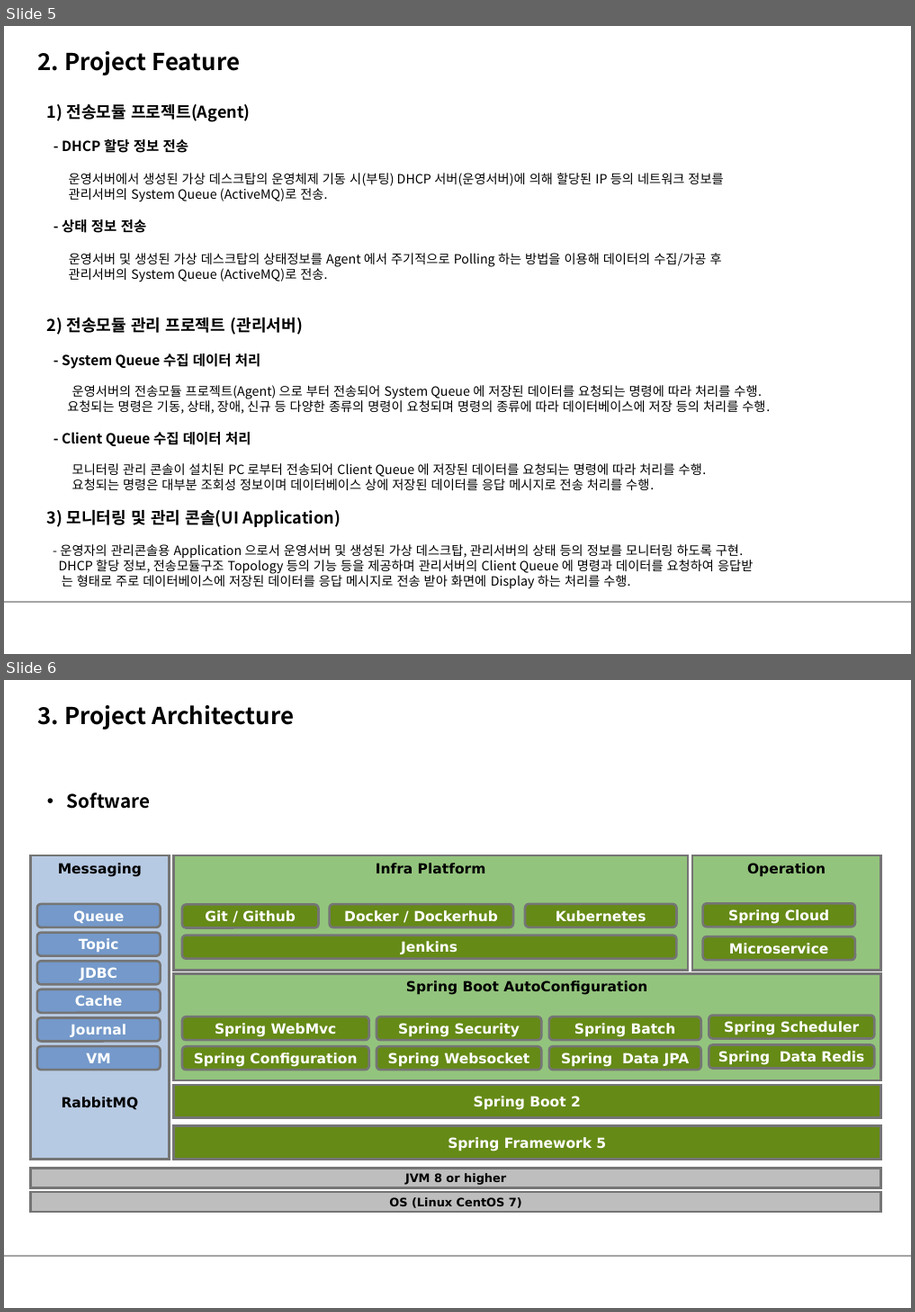
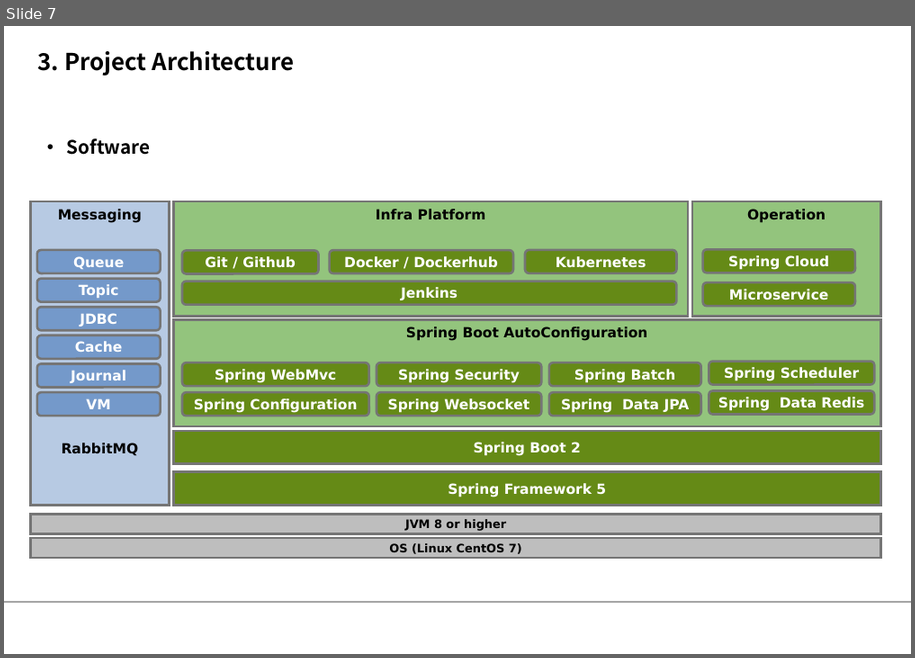
Before and after one commit to onjsdnjs/spring-boot-thymeleaf, a slide deck: am-project.ppt. Shown one above the other, each under a label of ours: slides 5 and 6 before the commit, slide 7 after it. The pictures are 915x1312 and 915x658 pixels, drawn with LibreOffice and Linux fonts; fonts in the diff are those of the drawing; background and template pictures are left out. Boxes give left, top, right and bottom in pixels: in the first picture for what was removed or moved away, otherwise in the second. Text is boxed around its words. In the diff, an @@ line names an element or a change of style, - is before the commit and + after.

```diff
--- a/am-project.ppt
+++ b/am-project.ppt
@@ slide 5 removed at (x1=4, y1=26, x2=911, y2=654), background #FFFFFF; not listed: 1 template element that a slide beside it also shows @@
@@ text removed at (x1=38, y1=51, x2=241, y2=76) @@
-2. Project Feature
@@ text removed at (x1=47, y1=104, x2=770, y2=589) @@
-1) 전송모듈 프로젝트(Agent)
-- DHCP 할당 정보 전송
-운영서버에서 생성된 가상 데스크탑의 운영체제 기동 시(부팅) DHCP 서버(운영서버)에 의해 할당된 IP 등의 네트워크 정보를
-관리서버의 System Queue (ActiveMQ)로 전송.
-- 상태 정보 전송
-운영서버 및 생성된 가상 데스크탑의 상태정보를 Agent 에서 주기적으로 Polling 하는 방법을 이용해 데이터의 수집/가공 후
-관리서버의 System Queue (ActiveMQ)로 전송.
-2) 전송모듈 관리 프로젝트 (관리서버)
-- System Queue 수집 데이터 처리
-운영서버의 전송모듈 프로젝트(Agent) 으로 부터 전송되어 System Queue 에 저장된 데이터를 요청되는 명령에 따라 처리를 수행.
-요청되는 명령은 기동, 상태, 장애, 신규 등 다양한 종류의 명령이 요청되며 명령의 종류에 따라 데이터베이스에 저장 등의 처리를 수행.
-- Client Queue 수집 데이터 처리
-모니터링 관리 콘솔이 설치된 PC 로부터 전송되어 Client Queue 에 저장된 데이터를 요청되는 명령에 따라 처리를 수행.
-요청되는 명령은 대부분 조회성 정보이며 데이터베이스 상에 저장된 데이터를 응답 메시지로 전송 처리를 수행.
-3) 모니터링 및 관리 콘솔(UI Application)
-- 운영자의 관리콘솔용 Application 으로서 운영서버 및 생성된 가상 데스크탑, 관리서버의 상태 등의 정보를 모니터링 하도록 구현.
-DHCP 할당 정보, 전송모듈구조 Topology 등의 기능 등을 제공하며 관리서버의 Client Queue 에 명령과 데이터를 요청하여 응답받
-는 형태로 주로 데이터베이스에 저장된 데이터를 응답 메시지로 전송 받아 화면에 Display 하는 처리를 수행.
@@ what was slide 6 is now slide 7 @@
```
Also in this commit, not shown: 5 slides changed, 3 slides added, 1 other slide removed.
